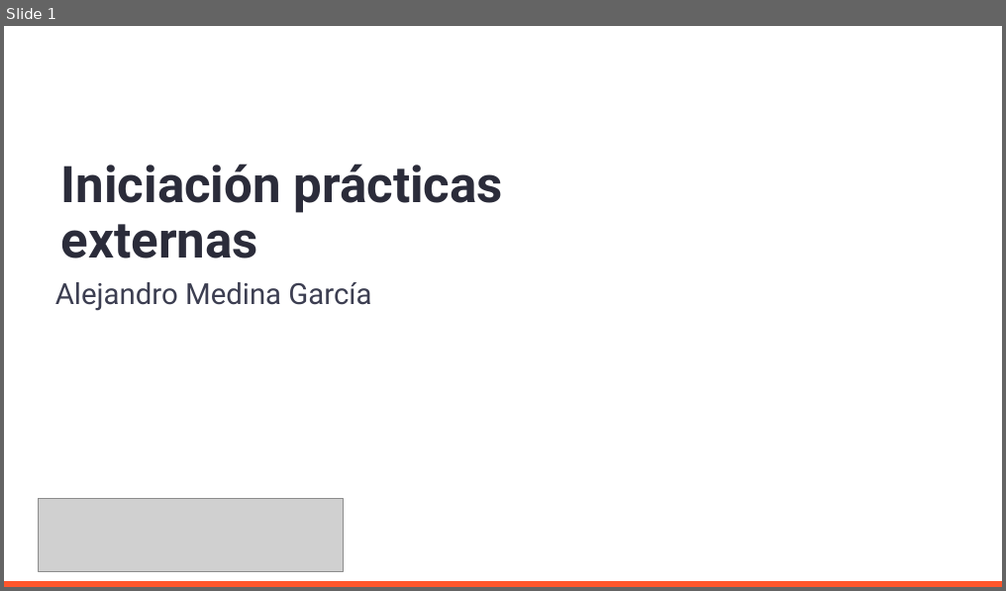
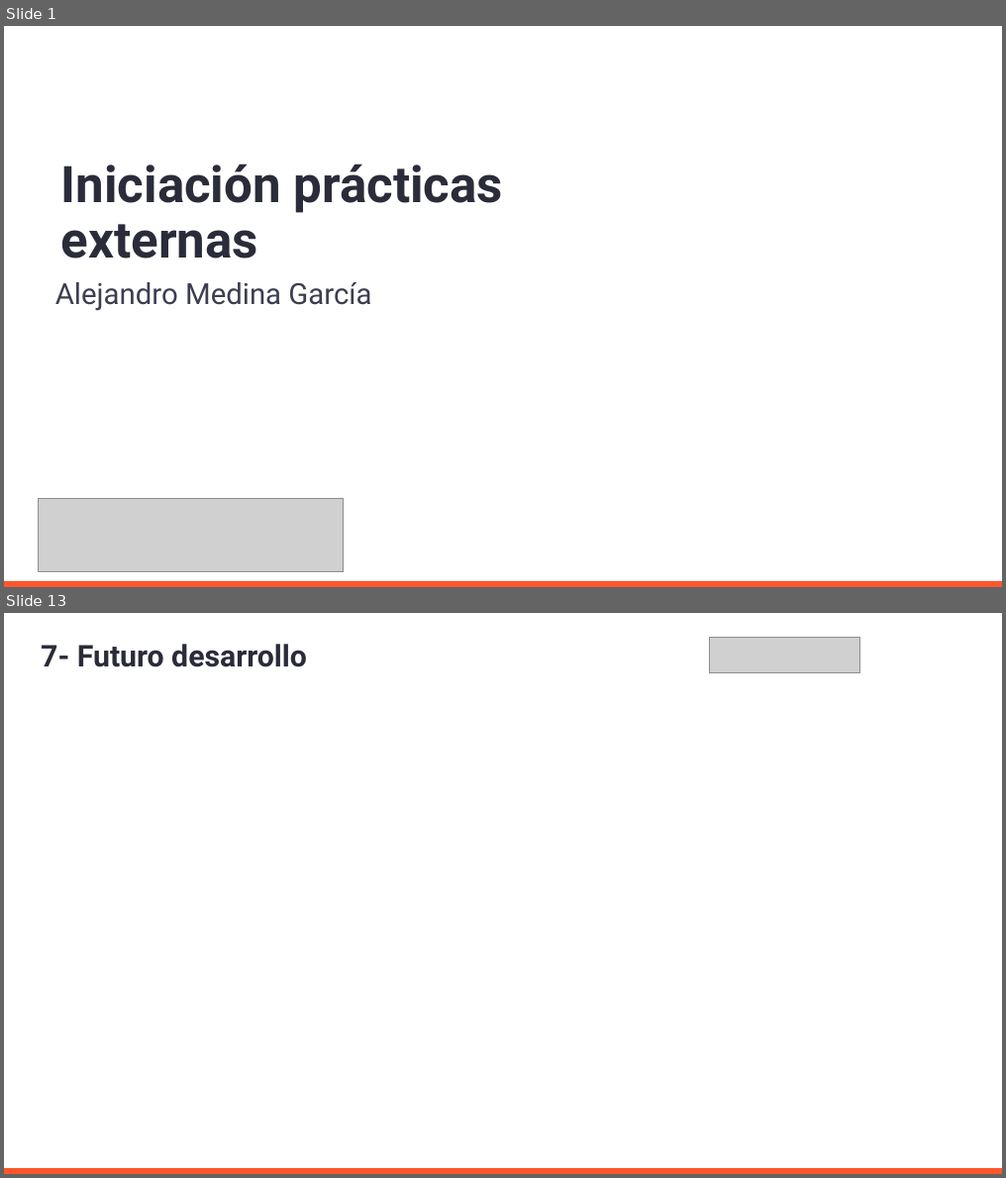
Before and after one commit to AleMedinaGarc/DotnetAPI-Practice, a slide deck: IniciacionDePracticasExternas.pptx. Shown one above the other, each under a label of ours: slide 1 before the commit, slides 1 and 13 after it; the slides between them are not shown. The pictures are 1006x591 and 1006x1178 pixels, drawn with LibreOffice and Linux fonts; fonts in the diff are those of the drawing; grey boxes stand for pictures; background and template pictures are left out. Boxes give left, top, right and bottom in pixels: in the first picture for what was removed or moved away, otherwise in the second. Text is boxed around its words. In the diff, an @@ line names an element or a change of style, - is before the commit and + after.

```diff
--- a/IniciacionDePracticasExternas.pptx
+++ b/IniciacionDePracticasExternas.pptx
@@ slide 13 added at [4, 613, 1002, 1174], background #FFFFFF; not listed: 1 template element that a slide beside it also shows @@
@@ picture added at [710, 637, 859, 672] @@
@@ title added at [41, 644, 307, 667], 28.8 pt, text #2B2C3A, bold @@
+7- Futuro desarrollo
```
Also in this commit, not shown: 2 slides changed, 9 other slides added, 1 slide removed, 1 other file.
